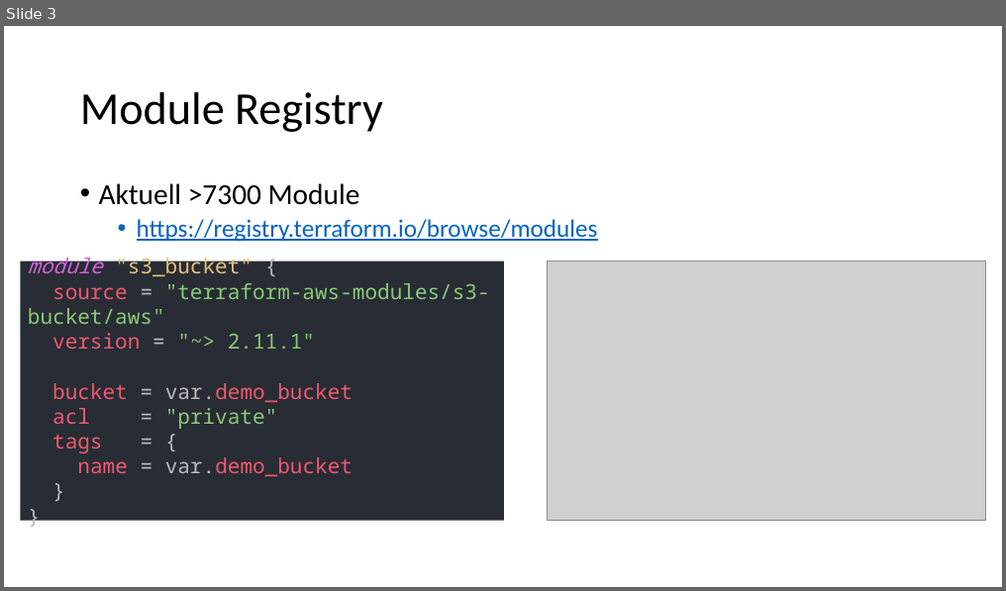
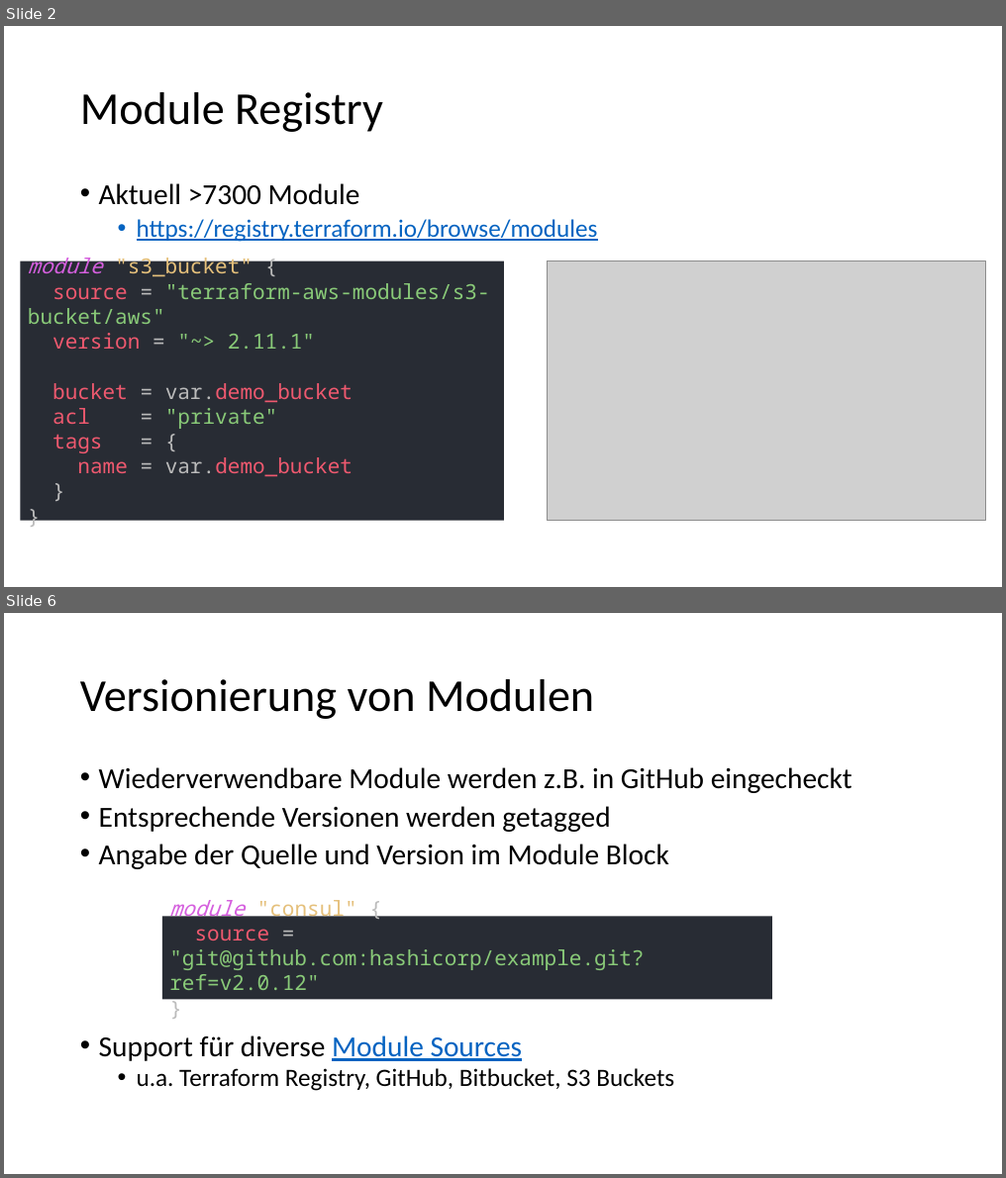
Before and after one commit to djakielski/terraform-schulung, a slide deck: Modul_08_Modules/Modules.pptx. Shown one above the other, each under a label of ours: slide 3 before the commit, slides 2 and 6 after it; the slides between them are not shown. The pictures are 1006x591 and 1006x1178 pixels, drawn with LibreOffice and Linux fonts; fonts in the diff are those of the drawing; grey boxes stand for pictures. Boxes give left, top, right and bottom in pixels: in the first picture for what was removed or moved away, otherwise in the second. Text is boxed around its words. In the diff, an @@ line names an element or a change of style, - is before the commit and + after.

Commit message:
Add Presentation for modul08 Modules

```diff
--- a/Modul_08_Modules/Modules.pptx
+++ b/Modul_08_Modules/Modules.pptx
@@ slide 6 added at [4, 613, 1002, 1174], background #FFFFFF @@
@@ title added at [80, 679, 594, 719], 44 pt, text #000000 @@
+Versionierung von Modulen
@@ text added at [99, 767, 852, 1091], 28 pt, text #000000 @@
+• Wiederverwendbare Module werden z.B. in GitHub eingecheckt
+• Entsprechende Versionen werden getagged
+• Angabe der Quelle und Version im Module Block
+• Support für diverse Module Sources
+  • u.a. Terraform Registry, GitHub, Bitbucket, S3 Buckets
@@ rectangle added at [162, 916, 772, 999], fill #282C34, 20 pt, text #89CA78 @@
+module "consul" {
+source = "git@github.com:hashicorp/example.git?ref=v2.0.12"
+}
@@ what was slide 3 is now slide 2 @@
```
Also in this commit, not shown: 1 slide changed, 2 other slides added.
